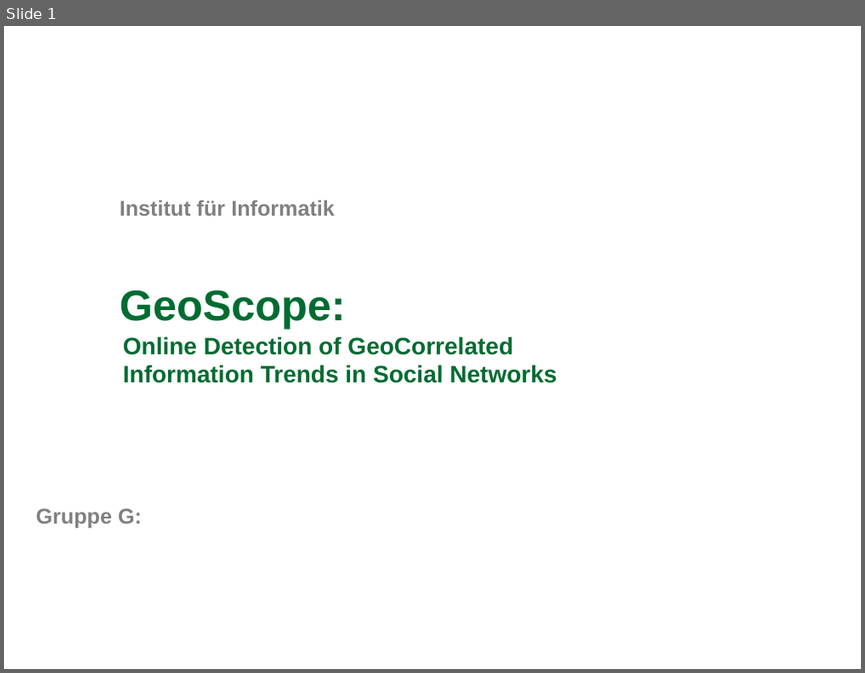
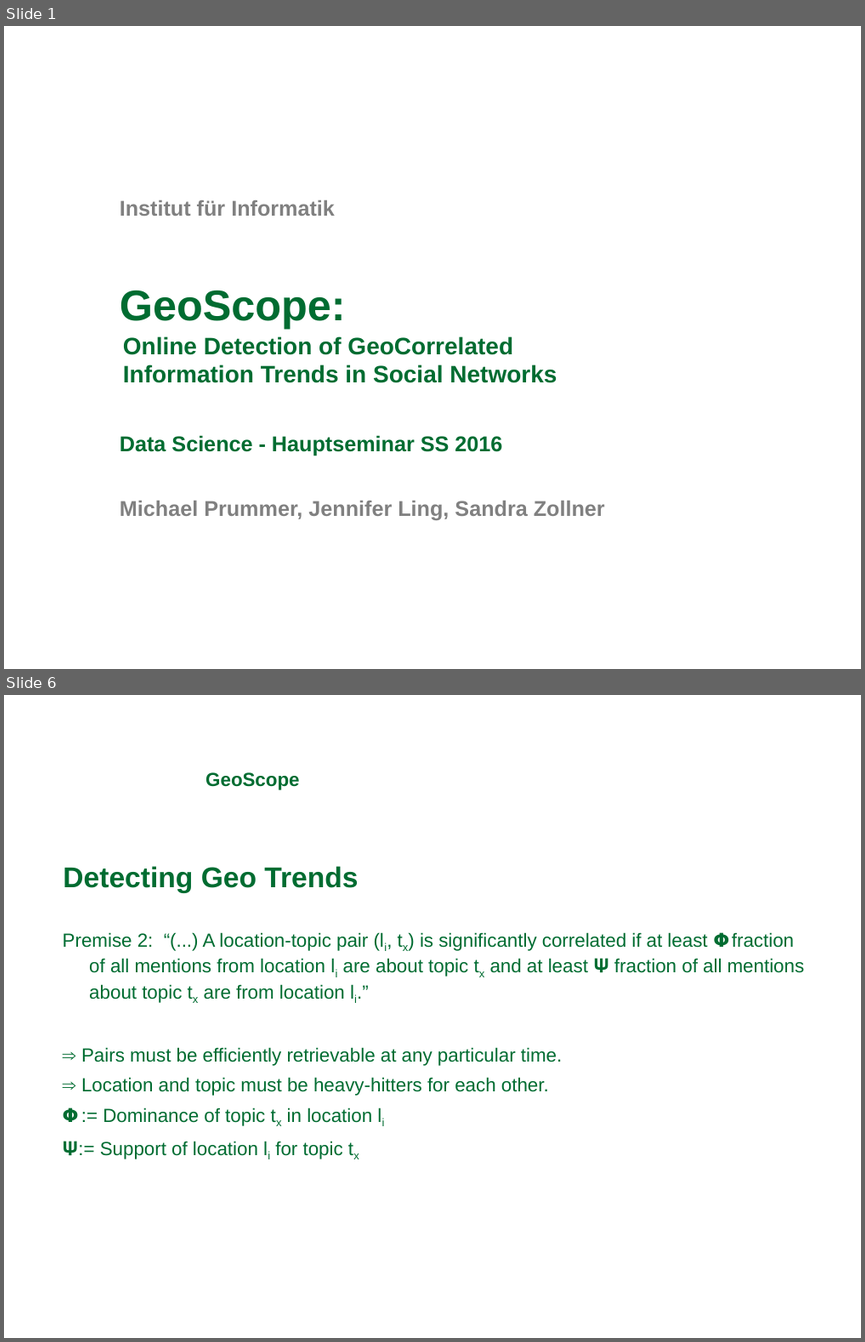
Before and after one commit to michaelprummer/datascience, a slide deck: GeoScope/DataScience1.ppt. Shown one above the other, each under a label of ours: slide 1 before the commit, slides 1 and 6 after it; the slides between them are not shown. The pictures are 865x673 and 865x1342 pixels, drawn with LibreOffice and Linux fonts; fonts in the diff are those of the drawing; background and template pictures are left out. Boxes give left, top, right and bottom in pixels: in the first picture for what was removed or moved away, otherwise in the second. Text is boxed around its words. In the diff, an @@ line names an element or a change of style, - is before the commit and + after.

```diff
--- a/GeoScope/DataScience1.ppt
+++ b/GeoScope/DataScience1.ppt
@@ slide 6 added at (x1=4, y1=695, x2=861, y2=1338), background picture (left out) @@
@@ text added at (x1=205, y1=772, x2=299, y2=790), 16 pt, text #006C31, bold @@
+GeoScope
@@ text added at (x1=63, y1=866, x2=358, y2=893), 24 pt, text #006C31, bold @@
+Detecting Geo Trends
@@ text added at (x1=63, y1=932, x2=805, y2=1159), 16 pt, text #006C31 @@
+Premise 2: “(...) A location-topic pair (li, tx) is significantly correlated if at least 𝝫 fraction of all mentions from location li are about topic tx and at least 𝚿 fraction of all mentions about topic tx are from location li.”
+⇒ Pairs must be efficiently retrievable at any particular time.
+⇒ Location and topic must be heavy-hitters for each other.
+𝝫 := Dominance of topic tx in location li
+𝚿:= Support of location li for topic tx
@@ slide 1 changed as well @@
@@ text at (x1=120, y1=435, x2=502, y2=456): text changed; text colour #808080 to #006C31 @@
-Gruppe G:
+Data Science - Hauptseminar SS 2016
@@ text added at (x1=120, y1=500, x2=605, y2=520), 18 pt, text #808080, bold @@
+Michael Prummer, Jennifer Ling, Sandra Zollner
```
Also in this commit, not shown: 11 other slides added, 1 slide removed, 1 other file.
